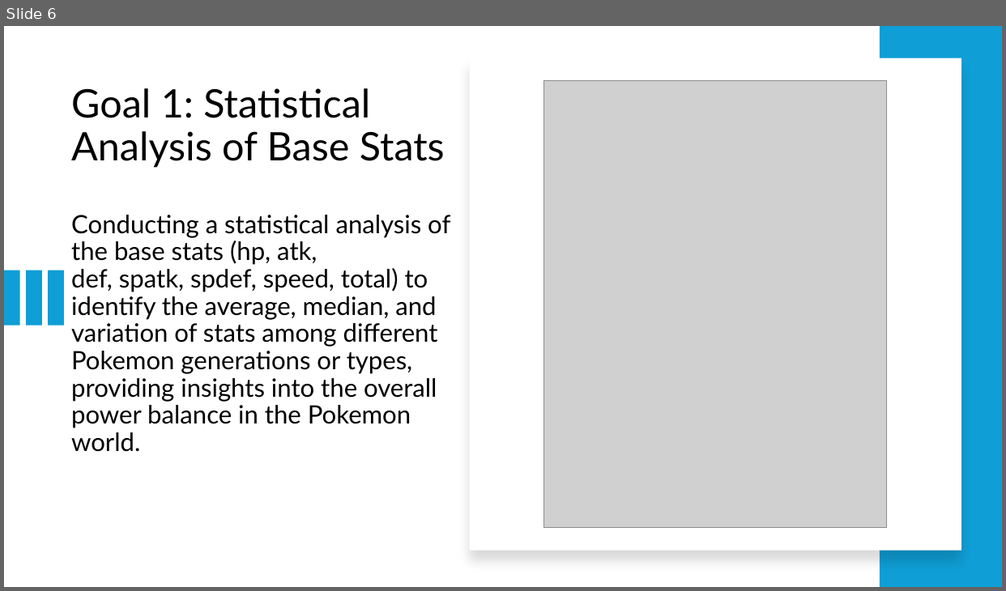
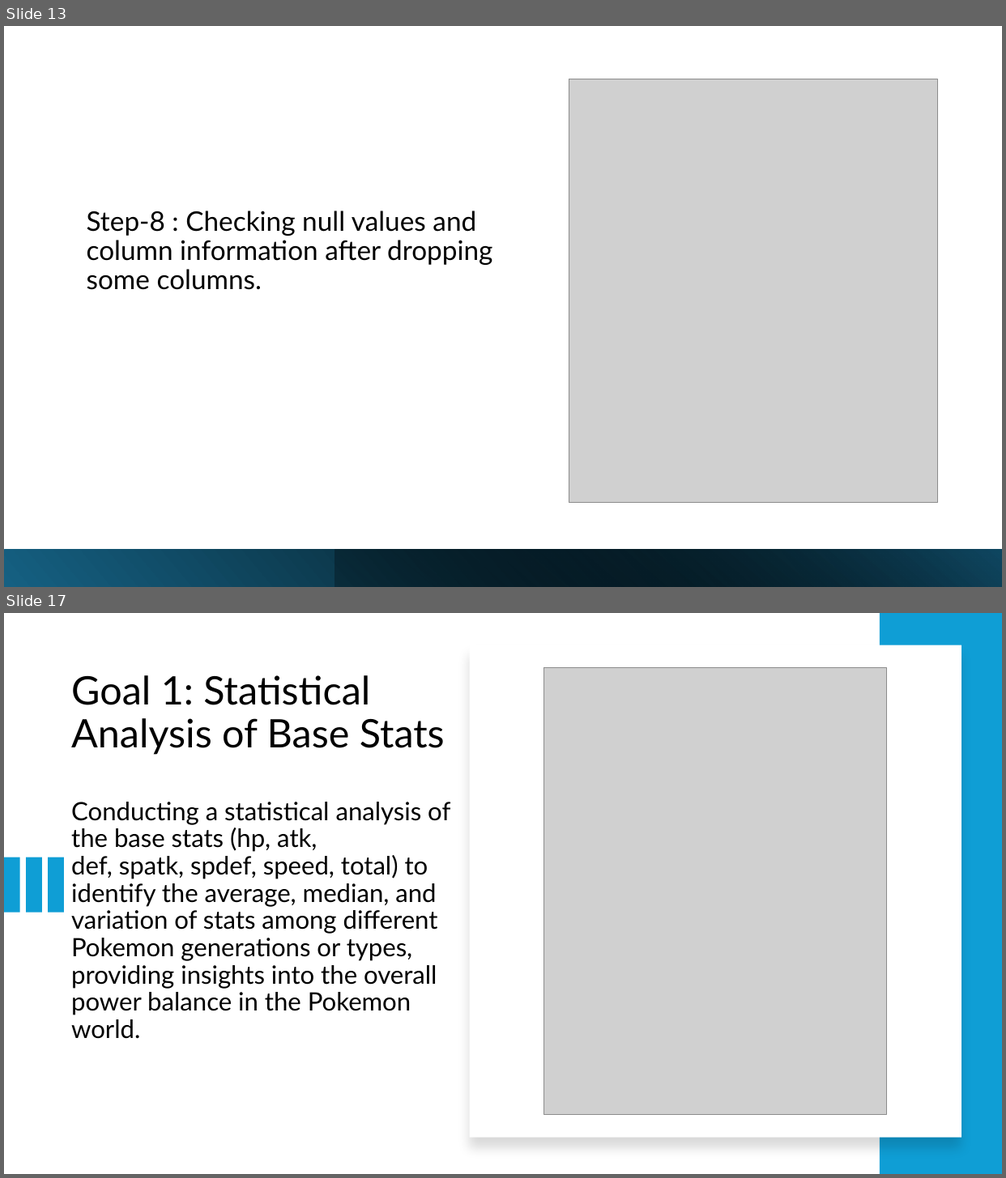
Before and after one commit to ManasaAkula/DataWizards_BigdataProject, a slide deck: Data Wizards.pptx. Shown one above the other, each under a label of ours: slide 6 before the commit, slides 13 and 17 after it; the slides between them are not shown. The pictures are 1006x591 and 1006x1178 pixels, drawn with LibreOffice and Linux fonts; fonts in the diff are those of the drawing; grey boxes stand for pictures. Boxes give left, top, right and bottom in pixels: in the first picture for what was removed or moved away, otherwise in the second. Text is boxed around its words. In the diff, an @@ line names an element or a change of style, - is before the commit and + after.

```diff
--- a/Data Wizards.pptx
+++ b/Data Wizards.pptx
@@ slide 13 added at <box>4,26,1002,587</box>, background #FFFFFF @@
@@ picture added at <box>569,79,938,503</box> @@
@@ text added at <box>87,211,492,290</box>, 26 pt, text #000000 @@
+Step-8 : Checking null values and column information after dropping some columns.
@@ rectangle added at <box>4,550,1002,587</box>, fill gradient #156082 to #000000 @@
@@ rectangle added at <box>335,550,1002,587</box>, fill gradient #000000 to #104862 @@
@@ what was slide 6 is now slide 17 @@
```
Also in this commit, not shown: 1 slide changed, 10 other slides added.
